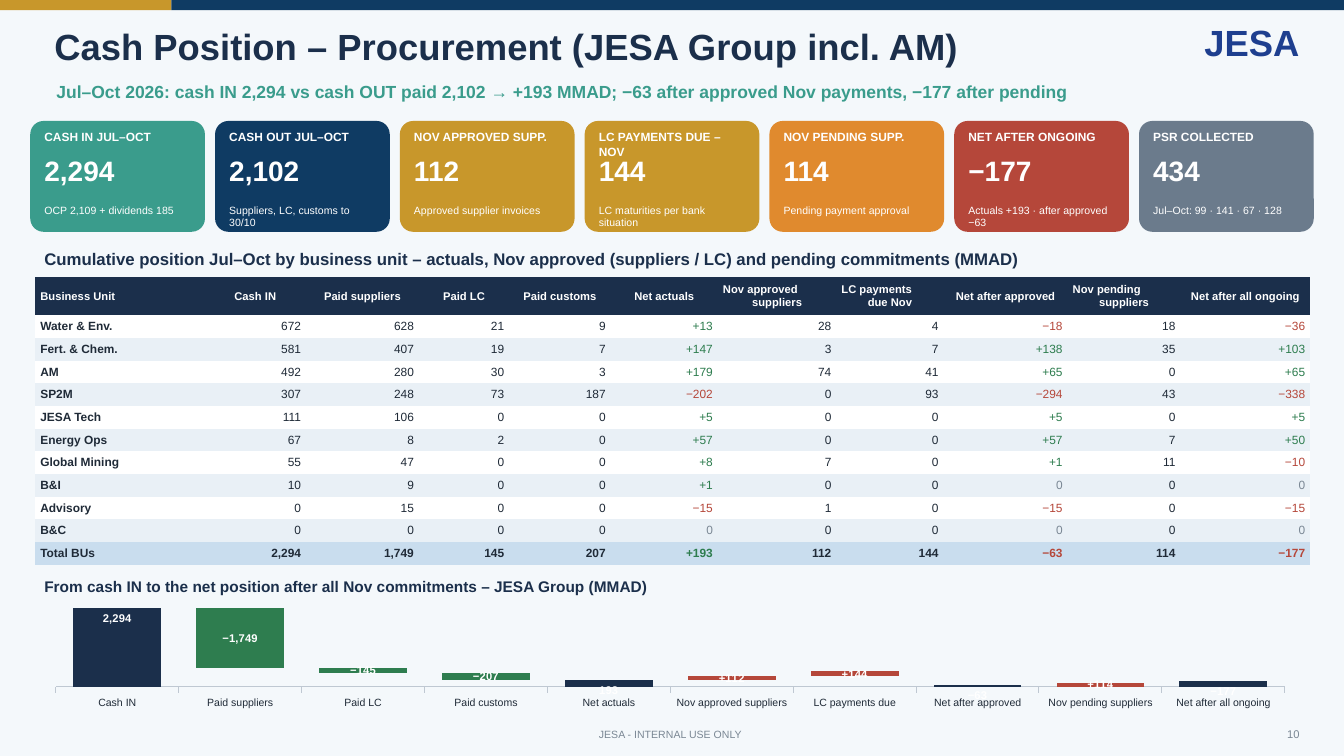
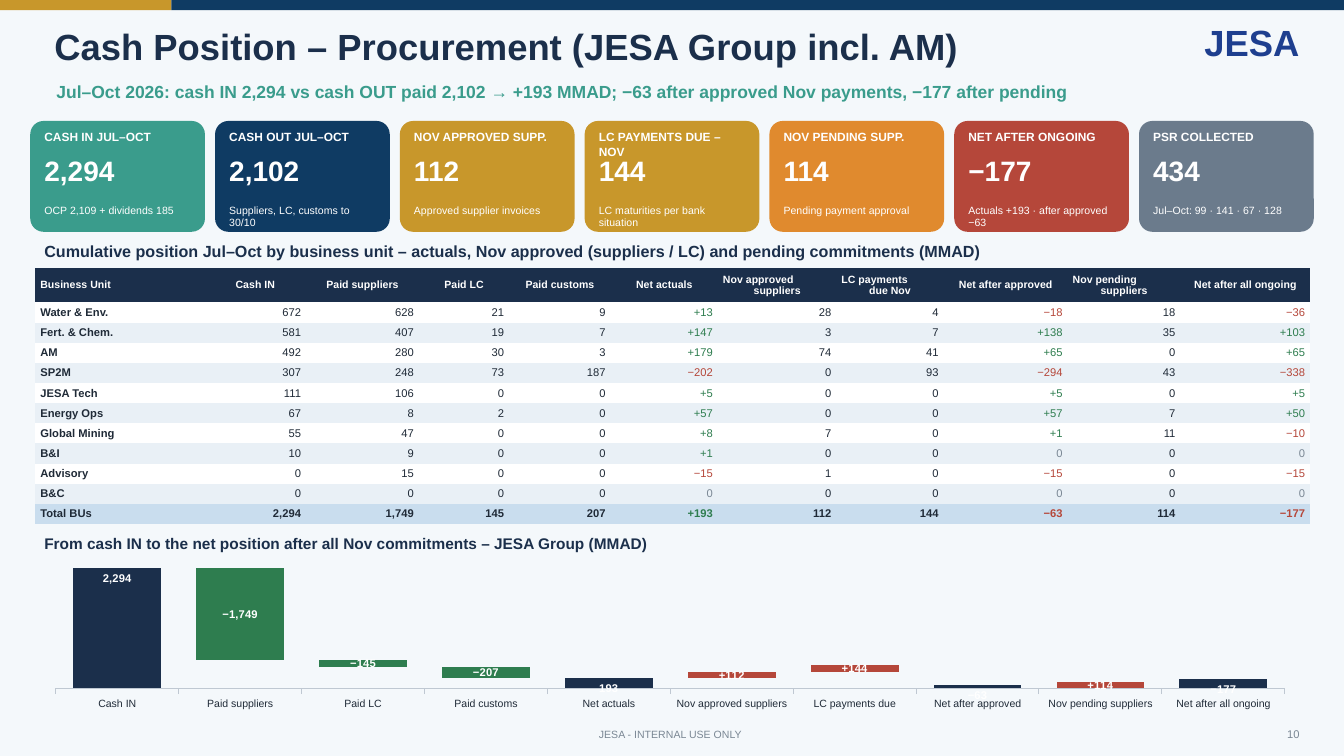
Before and after one commit to cherkaouihassan-art/Skills-Repo, a slide deck: slide 10 of weekly-ar-cash-deck/output/JESA_AR_Cash_Position_Nov_W1_2026-11-04_DRAFT.pptx. Drawn at 1344x756 pixels with LibreOffice and Linux fonts; fonts in the diff are those of the drawing. Boxes give left, top, right and bottom in pixels: in the first picture for what was removed or moved away, otherwise in the second. Text is boxed around its words. In the diff, an @@ line names an element or a change of style, - is before the commit and + after.

```diff
--- a/weekly-ar-cash-deck/output/JESA_AR_Cash_Position_Nov_W1_2026-11-04_DRAFT.pptx
+++ b/weekly-ar-cash-deck/output/JESA_AR_Cash_Position_Nov_W1_2026-11-04_DRAFT.pptx
@@ table at (35, 268, 1312, 524) @@
@@ size 8 to 7.5 pt in "Business Unit", "Cash IN", "Paid suppliers", "Paid LC" and 7 more places @@
@@ size 8.5 to 8 pt in "Water & Env.", "672", "628", "21" and 117 more places @@
@@ table: place and size @@
-table at (35, 277, 1312, 565)
+table at (35, 268, 1312, 524)
@@ text "Cumulative position Jul–Oct by business ...": place and size @@
-text "Cumulative position Jul–Oct by business ..." at (44, 253, 1018, 269)
+text "Cumulative position Jul–Oct by business ..." at (44, 245, 980, 261)
@@ text "Cumulative position Jul–Oct by business ..." at (44, 245, 980, 261): size 12 to 11.5 pt @@
@@ text "From cash IN to the ...": place and size @@
-text "From cash IN to the ..." at (44, 581, 647, 596)
+text "From cash IN to the ..." at (44, 538, 647, 553)
@@ column stacked chart: place and size @@
-column stacked chart at (30, 600, 1311, 711)
+column stacked chart at (30, 555, 1311, 718)
```
Also in this commit, not shown: 1 other file.
